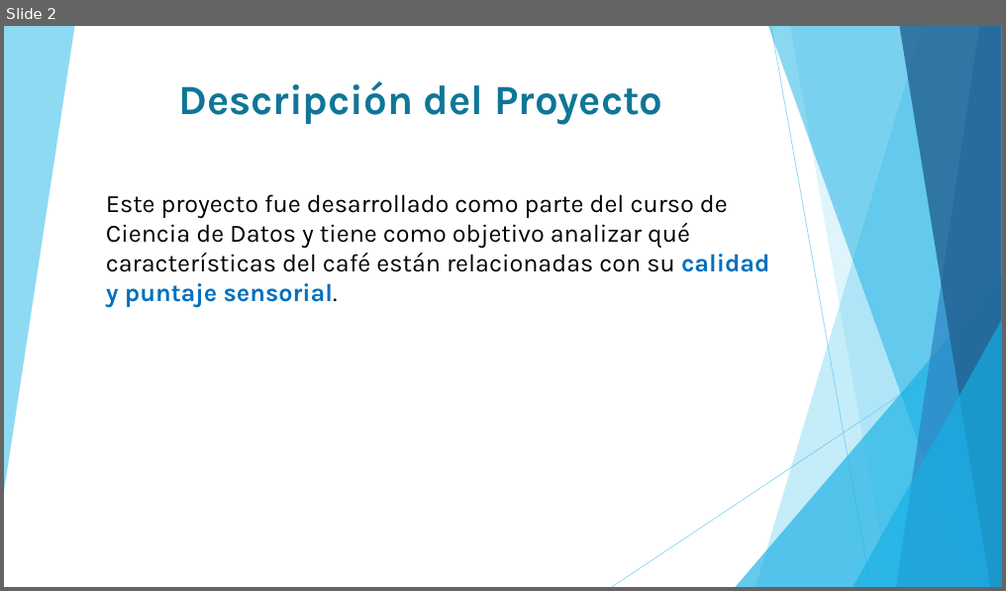
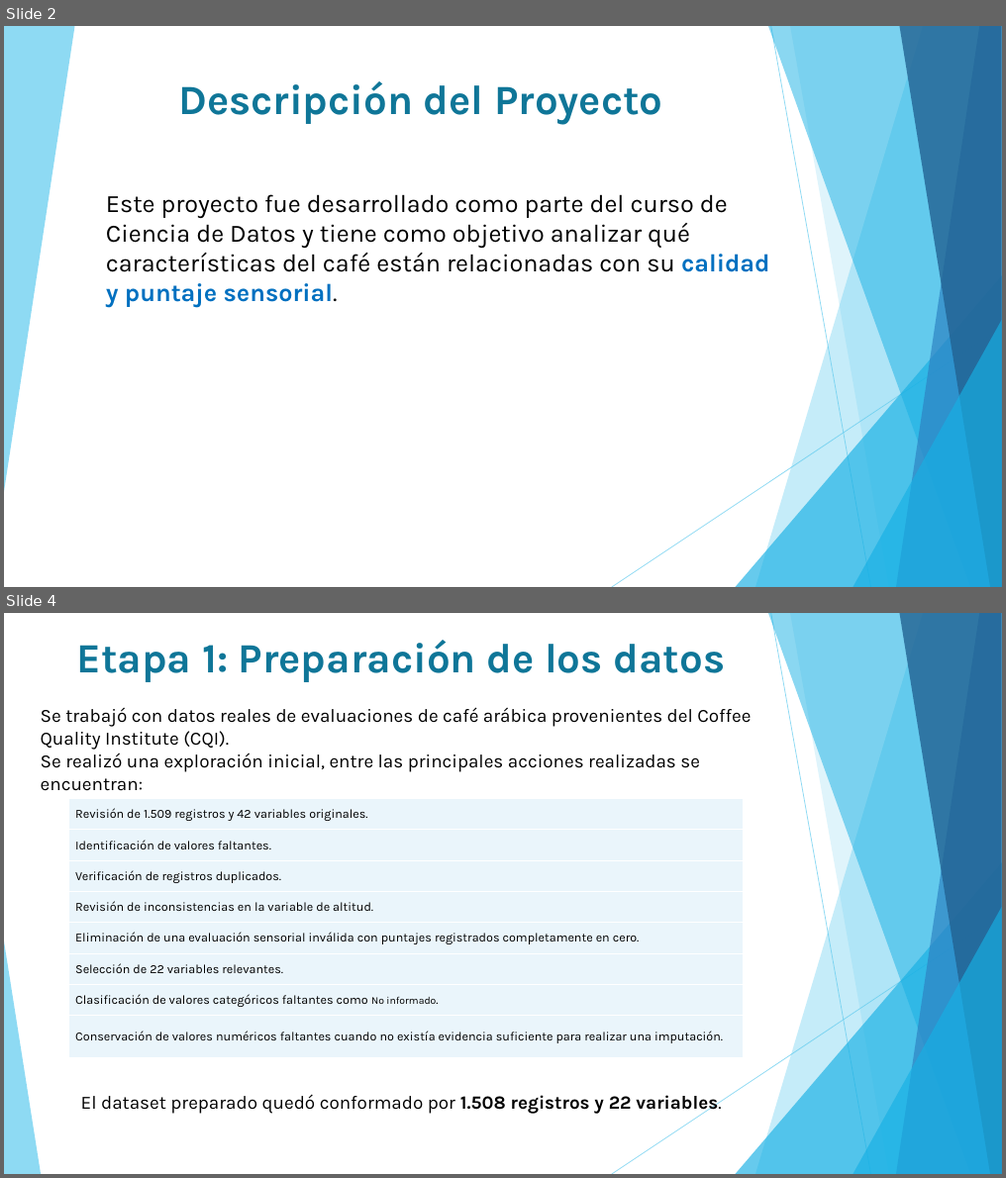
Before and after one commit to Lau21-del/calidad-cafe-ciencia-datos, a slide deck: PryFinal-PresDataXperiencie.pptx. Shown one above the other, each under a label of ours: slide 2 before the commit, slides 2 and 4 after it; the slides between them are not shown. The pictures are 1006x591 and 1006x1178 pixels, drawn with LibreOffice and Linux fonts; fonts in the diff are those of the drawing. Boxes give left, top, right and bottom in pixels: in the first picture for what was removed or moved away, otherwise in the second. Text is boxed around its words. In the diff, an @@ line names an element or a change of style, - is before the commit and + after.

```diff
--- a/PryFinal-PresDataXperiencie.pptx
+++ b/PryFinal-PresDataXperiencie.pptx
@@ slide 4 added at (4,613,1002,1174), background #FFFFFF; not listed: 9 template elements that a slide beside it also shows @@
@@ text added at (77,640,725,682), 40 pt, text #0F7698, bold @@
+Etapa 1: Preparación de los datos
@@ text added at (41,707,750,791), 18 pt, text #000000 @@
+Se trabajó con datos reales de evaluaciones de café arábica provenientes del Coffee Quality Institute (CQI).
+Se realizó una exploración inicial, entre las principales acciones realizadas se encuentran:
@@ table added at (68,799,743,1059), 8 rows, 1 columns @@
+Revisión de 1.509 registros y 42 variables originales.
+Identificación de valores faltantes.
+Verificación de registros duplicados.
+Revisión de inconsistencias en la variable de altitud.
+Eliminación de una evaluación sensorial inválida con puntajes registrados completamente en cero.
+Selección de 22 variables relevantes.
+Clasificación de valores categóricos faltantes como No informado.
+Conservación de valores numéricos faltantes cuando no existía evidencia suficiente para realizar una imputación.
@@ triangle added at (4,942,41,1174), fill #5FCBEF at 70% opacity @@
@@ text added at (81,1094,721,1115), 18 pt, text #000000 @@
+El dataset preparado quedó conformado por 1.508 registros y 22 variables.
```
Also in this commit, not shown: 5 slides changed, 1 other slide added.
